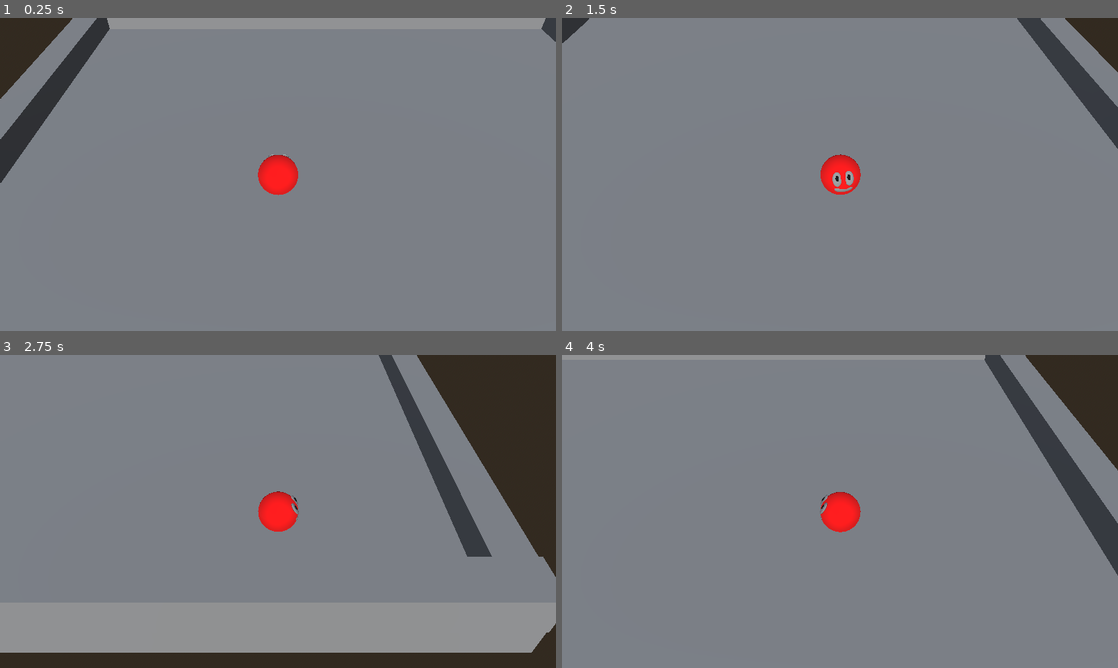
Above: before the commit, frames 1-4 (two rows, left to right).
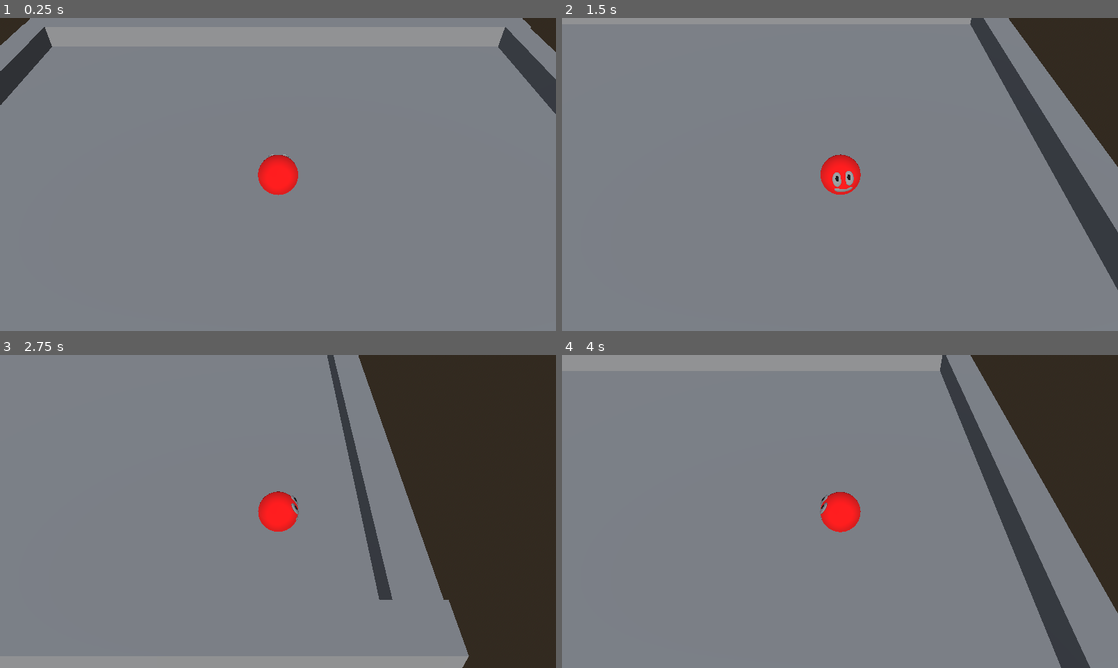
Above: after the commit, the same moments.

Repository: melonboyo/entomo
Game: Godot game, scene res://Scenes/CharacterTesting.tscn
The game is run twice, just before and just after one commit, with the same random seed, the same clock (stepped at 60 frames per second) and the same inputs.
Inputs:
- Up to frame 1 (0.25 s): no input
- Up to frame 2 (1.5 s): hold D (move_right) 0.53-1.28 s; tap E (interact) at 0.6 s; tap Space (move_jump) at 0.77 s; hold S (move_backward) from 1.28 s (still down); tap Q (special_ability) at 1.35 s
- Up to frame 3 (2.75 s): tap Space (move_jump) at 1.52 s; release S (move_backward) at 2.03 s; hold D (move_right) from 2.03 s (still down); tap E (interact) at 2.1 s
- Up to frame 4 (4 s): release D (move_right) at 2.78 s; hold W (move_forward) 2.78-3.53 s; tap Q (special_ability) at 2.85 s; tap Space (move_jump) at 3.02, 3.77 s; hold A (move_left) from 3.53 s (still down); tap E (interact) at 3.6 s

The runs differ from the first frame. In frame 1, 4.5% of the frame differs, in the area x 0-100%, y 0-53%; in frame 2, 7.6%; in frame 3, 21%, in the area x 0-100%, y 0-100%; in frame 4, 12%.

Commit message:
Make generic character scene to inherit for other characters

Diff:
--- /dev/null
+++ b/Characters/Beetle/Beetle.tscn
@@ -0,0 +1,10 @@
+[gd_scene load_steps=3 format=3 uid="uid://ceq3k2pduj7cb"]
+
+[ext_resource type="PackedScene" uid="uid://baiok6rvrnsqh" path="res://Characters/Generic/GenericCharacter.tscn" id="1_yggj8"]
+
+[sub_resource type="BoxShape3D" id="BoxShape3D_f48u6"]
+
+[node name="Beetle" instance=ExtResource("1_yggj8")]
+
+[node name="CollisionShape3D" parent="." index="0"]
+shape = SubResource("BoxShape3D_f48u6")
--- /dev/null
+++ b/Characters/Generic/GenericCharacter.tscn
@@ -0,0 +1,5 @@
+[gd_scene format=3 uid="uid://baiok6rvrnsqh"]
+
+[node name="GenericCharacter" type="CharacterBody3D"]
+
+[node name="CollisionShape3D" type="CollisionShape3D" parent="."]
--- a/Characters/Parasite/Parasite.tscn
+++ b/Characters/Parasite/Parasite.tscn
@@ -1,49 +1,51 @@
-[gd_scene load_steps=7 format=3 uid="uid://bj7rxxs3efy3j"]
+[gd_scene load_steps=8 format=3 uid="uid://cxrj60oxxptdh"]
 
 [ext_resource type="Script" path="res://Characters/Parasite/ParasiteController.gd" id="1_a2cng"]
+[ext_resource type="PackedScene" uid="uid://baiok6rvrnsqh" path="res://Characters/Generic/GenericCharacter.tscn" id="1_lhite"]
 
-[sub_resource type="SphereShape3D" id="SphereShape3D_b6yj3"]
+[sub_resource type="SphereMesh" id="SphereMesh_8riwa"]
 
-[sub_resource type="SphereMesh" id="SphereMesh_cursh"]
-
-[sub_resource type="StandardMaterial3D" id="StandardMaterial3D_s0oth"]
+[sub_resource type="StandardMaterial3D" id="StandardMaterial3D_j7xpy"]
 albedo_color = Color(1, 0, 0, 1)
 
-[sub_resource type="SphereMesh" id="SphereMesh_4oaq5"]
+[sub_resource type="SphereMesh" id="SphereMesh_bgr7i"]
 
-[sub_resource type="StandardMaterial3D" id="StandardMaterial3D_s65vp"]
+[sub_resource type="StandardMaterial3D" id="StandardMaterial3D_gufly"]
 albedo_color = Color(0, 0, 0, 1)
 
-[node name="CharacterBody3D" type="CharacterBody3D"]
+[sub_resource type="SphereShape3D" id="SphereShape3D_d6tf5"]
+
+[node name="Parasite" instance=ExtResource("1_lhite")]
 script = ExtResource("1_a2cng")
 
-[node name="CollisionShape3D" type="CollisionShape3D" parent="."]
-shape = SubResource("SphereShape3D_b6yj3")
+[node name="MeshInstance3D" type="MeshInstance3D" parent="." index="0"]
+transform = Transform3D(1, 0, 0, 0, 1, 0, 0, 0, 1, -0.00508738, -1.19209e-07, 0.00233459)
+mesh = SubResource("SphereMesh_8riwa")
+skeleton = NodePath("../CollisionShape3D")
+surface_material_override/0 = SubResource("StandardMaterial3D_j7xpy")
 
-[node name="MeshInstance3D" type="MeshInstance3D" parent="."]
-transform = Transform3D(1, 0, 0, 0, 1, 0, 0, 0, 1, -0.00508738, -1.19209e-07, 0.00233459)
-mesh = SubResource("SphereMesh_cursh")
-skeleton = NodePath("../CollisionShape3D")
-surface_material_override/0 = SubResource("StandardMaterial3D_s0oth")
+[node name="RightEye" type="MeshInstance3D" parent="." index="1"]
+transform = Transform3D(-4.01293e-09, -3.44821e-09, 0.225587, 0.0379797, 0.312384, 9.74912e-10, -0.067137, 0.176716, -9.81241e-09, 0.151, 0.234412, -0.408659)
+mesh = SubResource("SphereMesh_bgr7i")
 
-[node name="RightEye" type="MeshInstance3D" parent="."]
-transform = Transform3D(-4.01293e-09, -3.44821e-09, 0.225587, 0.0379797, 0.312384, 9.74912e-10, -0.067137, 0.176716, -9.81241e-09, 0.151, 0.234412, -0.408659)
-mesh = SubResource("SphereMesh_4oaq5")
+[node name="RightPupil" type="MeshInstance3D" parent="RightEye" index="0"]
+transform = Transform3D(0.436916, -0.0440875, 0, 0.0477189, 0.403667, 0, 2.66454e-15, 0, 0.370559, 0.465785, 0.0768955, 0.00651431)
+mesh = SubResource("SphereMesh_bgr7i")
+surface_material_override/0 = SubResource("StandardMaterial3D_gufly")
 
-[node name="RightPupil" type="MeshInstance3D" parent="RightEye"]
-transform = Transform3D(0.436916, -0.0440875, 0, 0.0477189, 0.403667, 0, 2.66454e-15, 0, 0.370559, 0.465785, 0.0768955, 0.00651431)
-mesh = SubResource("SphereMesh_4oaq5")
-surface_material_override/0 = SubResource("StandardMaterial3D_s65vp")
+[node name="LeftEye" type="MeshInstance3D" parent="." index="2"]
+transform = Transform3D(-4.01293e-09, -3.44821e-09, 0.225587, 0.0379797, 0.312384, 9.74912e-10, -0.067137, 0.176716, -9.81241e-09, -0.139601, 0.234412, -0.408659)
+mesh = SubResource("SphereMesh_bgr7i")
 
-[node name="LeftEye" type="MeshInstance3D" parent="."]
-transform = Transform3D(-4.01293e-09, -3.44821e-09, 0.225587, 0.0379797, 0.312384, 9.74912e-10, -0.067137, 0.176716, -9.81241e-09, -0.139601, 0.234412, -0.408659)
-mesh = SubResource("SphereMesh_4oaq5")
+[node name="RightPupil" type="MeshInstance3D" parent="LeftEye" index="0"]
+transform = Transform3D(0.436916, -0.0440875, 0, 0.0477189, 0.403667, 0, 2.66454e-15, 0, 0.370559, 0.465785, 0.0768955, 0.0293676)
+mesh = SubResource("SphereMesh_bgr7i")
+surface_material_override/0 = SubResource("StandardMaterial3D_gufly")
 
-[node name="RightPupil" type="MeshInstance3D" parent="LeftEye"]
-transform = Transform3D(0.436916, -0.0440875, 0, 0.0477189, 0.403667, 0, 2.66454e-15, 0, 0.370559, 0.465785, 0.0768955, 0.0293676)
-mesh = SubResource("SphereMesh_4oaq5")
-surface_material_override/0 = SubResource("StandardMaterial3D_s65vp")
+[node name="RightEye2" type="MeshInstance3D" parent="." index="3"]
+transform = Transform3D(2.38634e-16, -0.453237, 9.86072e-09, -5.45931e-09, -1.98116e-08, -0.225587, 0.124894, 0, -9.86072e-09, 0, -0.0522866, -0.434969)
+mesh = SubResource("SphereMesh_bgr7i")
 
-[node name="RightEye2" type="MeshInstance3D" parent="."]
-transform = Transform3D(2.38634e-16, -0.453237, 9.86072e-09, -5.45931e-09, -1.98116e-08, -0.225587, 0.124894, 0, -9.86072e-09, 0, -0.0522866, -0.434969)
-mesh = SubResource("SphereMesh_4oaq5")
+[node name="CollisionShape3D" parent="." index="4"]
+shape = SubResource("SphereShape3D_d6tf5")
+metadata/_edit_group_ = true
--- a/Characters/Parasite/ParasiteController.gd
+++ b/Characters/Parasite/ParasiteController.gd
@@ -1,5 +1,6 @@
 # This script is for controlling the Parasite
 extends GenericCharacterController
+class_name Parasite
 
 # Overrides the handleJump method of GenericCharacterController
 func handleJump() -> void:
--- a/GameStateManager/GameStateManager.gd
+++ b/GameStateManager/GameStateManager.gd
@@ -11,7 +11,7 @@
 
 
 # Called every frame. 'delta' is the elapsed time since the previous frame.
-func _process(delta: float) -> void:
+func _physics_process(delta: float) -> void:
 	if(currentPossessedCreature == null or camera == null):
 		return
 
--- a/Scenes/CharacterTesting.tscn
+++ b/Scenes/CharacterTesting.tscn
@@ -24,21 +24,7 @@
 camera = NodePath("../CameraRoot/RotationRoot/Camera3D")
 
 [node name="Parasite" parent="." instance=ExtResource("1_htcmh")]
-transform = Transform3D(1, 0, 0, 0, 1, 0, 0, 0, 1, -2.16028, 1.55166, 2.964)
-
-[node name="CameraRoot" type="Node3D" parent="." node_paths=PackedStringArray("camera", "game_state_machine")]
-transform = Transform3D(1, 0, 0, 0, 1, 0, 0, 0, 1, -2.16028, 1.55166, 2.964)
-script = ExtResource("1_gdsmn")
-camera = NodePath("RotationRoot/Camera3D")
-game_state_machine = NodePath("../GameStateManager")
-
-[node name="RotationRoot" type="Node3D" parent="CameraRoot"]
-transform = Transform3D(1, 0, 0, 0, 0.74444, 0.66769, 0, -0.66769, 0.74444, 0, 0, 0)
-
-[node name="Camera3D" type="Camera3D" parent="CameraRoot/RotationRoot"]
-transform = Transform3D(1, 0, 0, 0, 1, 0, 0, 0, 1, 0, 0, 10.676)
-fov = 40.0
-size = 20.0
+transform = Transform3D(1, 0, 0, 0, 1, 0, 0, 0, 1, 0.0768722, 1.8717, 1.8559)
 
 [node name="DirectionalLight3D" type="DirectionalLight3D" parent="."]
 transform = Transform3D(1, 0, 0, 0, 0.840368, 0.542016, 0, -0.542016, 0.840368, -0.00180054, 10.4981, 31.7402)
@@ -101,3 +87,18 @@
 
 [node name="WorldEnvironment" type="WorldEnvironment" parent="."]
 environment = SubResource("Environment_r4kk1")
+
+[node name="CameraRoot" type="Node3D" parent="." node_paths=PackedStringArray("camera", "game_state_machine")]
+process_priority = 1
+transform = Transform3D(1, 0, 0, 0, 1, 0, 0, 0, 1, -2.16028, 1.55166, 2.964)
+script = ExtResource("1_gdsmn")
+camera = NodePath("RotationRoot/Camera3D")
+game_state_machine = NodePath("../GameStateManager")
+
+[node name="RotationRoot" type="Node3D" parent="CameraRoot"]
+transform = Transform3D(1, 0, 0, 0, 0.74444, 0.66769, 0, -0.66769, 0.74444, 0, 0, 0)
+
+[node name="Camera3D" type="Camera3D" parent="CameraRoot/RotationRoot"]
+transform = Transform3D(1, 0, 0, 0, 1, 0, 0, 0, 1, 0, 0, 10.676)
+fov = 40.0
+size = 20.0
--- a/project.godot
+++ b/project.godot
@@ -20,6 +20,7 @@
 window/size/resizable=false
 window/size/always_on_top=true
 window/stretch/mode="viewport"
+window/vsync/vsync_mode=0
 
 [input]
 
Not shown: 1 places in Scenes/CharacterTesting.tscn that only renumber resources
